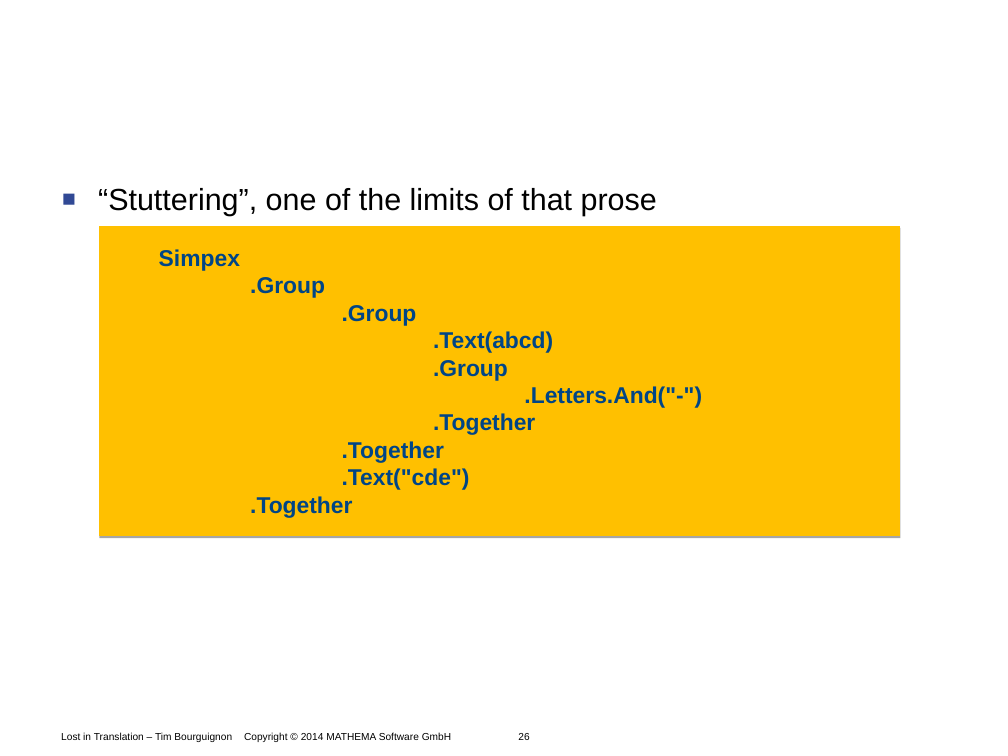
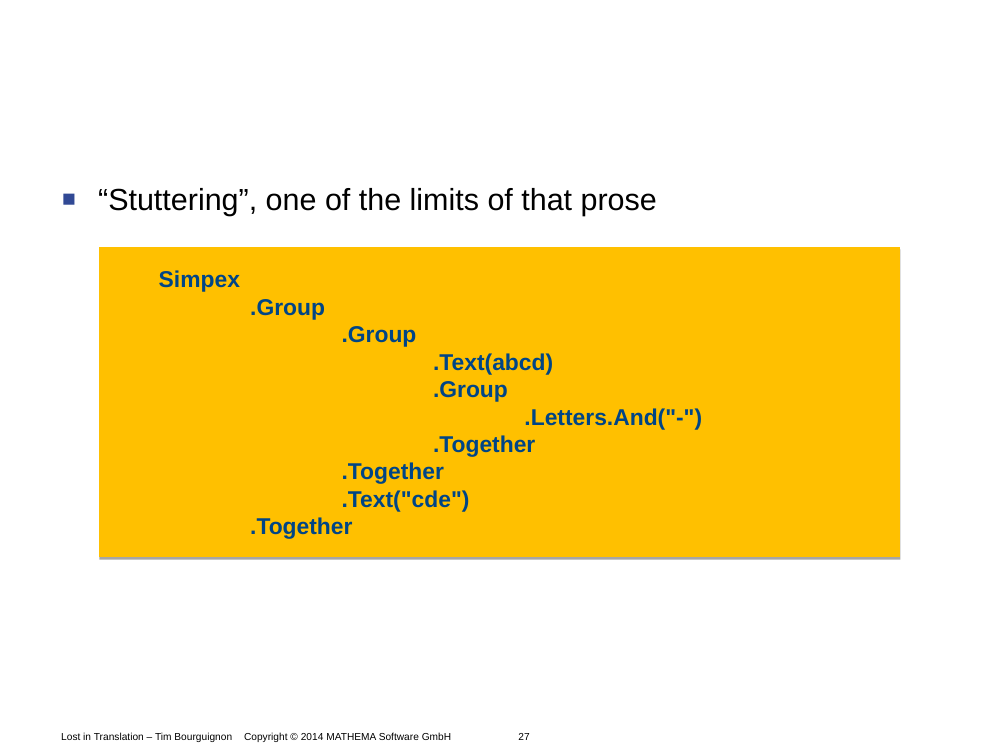
Before and after one commit to Timothep/Talk.LostInTranslation, a slide deck: slide 27 of LostInTranslation.odp (slide 26 before the commit). Drawn at 1008x756 pixels with LibreOffice and Linux fonts; fonts in the diff are those of the drawing; background and template pictures are left out. Boxes give left, top, right and bottom in pixels: in the first picture for what was removed or moved away, otherwise in the second. Text is boxed around its words. In the diff, an @@ line names an element or a change of style, - is before the commit and + after.

```diff
--- a/LostInTranslation.odp
+++ b/LostInTranslation.odp
@@ freeform shape "Simpex": place and size @@
-freeform shape "Simpex" at (100,226,901,536)
+freeform shape "Simpex" at (100,247,901,557)
@@ text at (61,732,529,742): text changed @@
-Lost in Translation – Tim Bourguignon Copyright © 2014 MATHEMA Software GmbH 26
+Lost in Translation – Tim Bourguignon Copyright © 2014 MATHEMA Software GmbH 27
```
Also in this commit, not shown: 25 other slides changed, 5 slides added, 4 slides removed.
